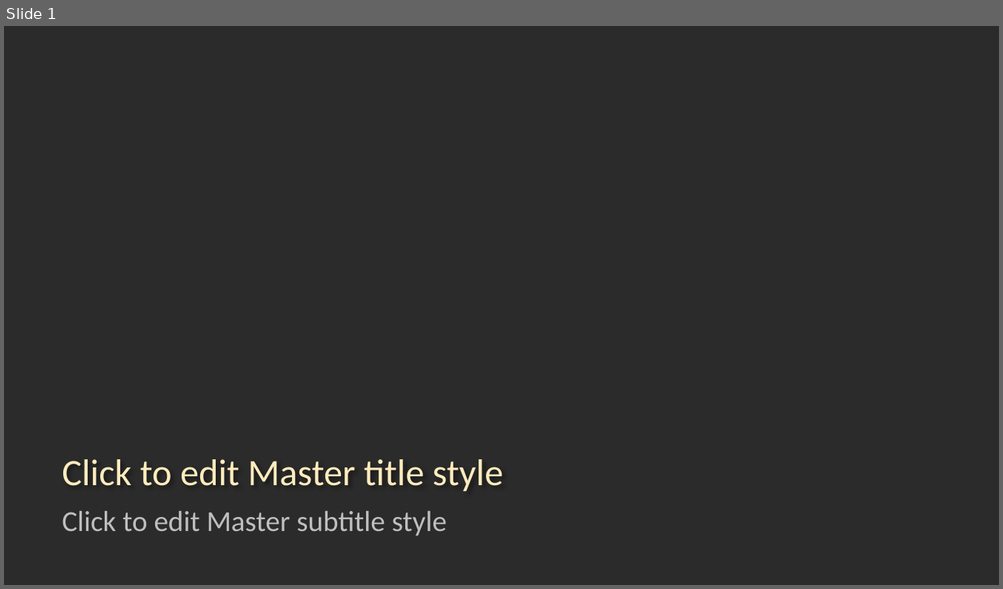
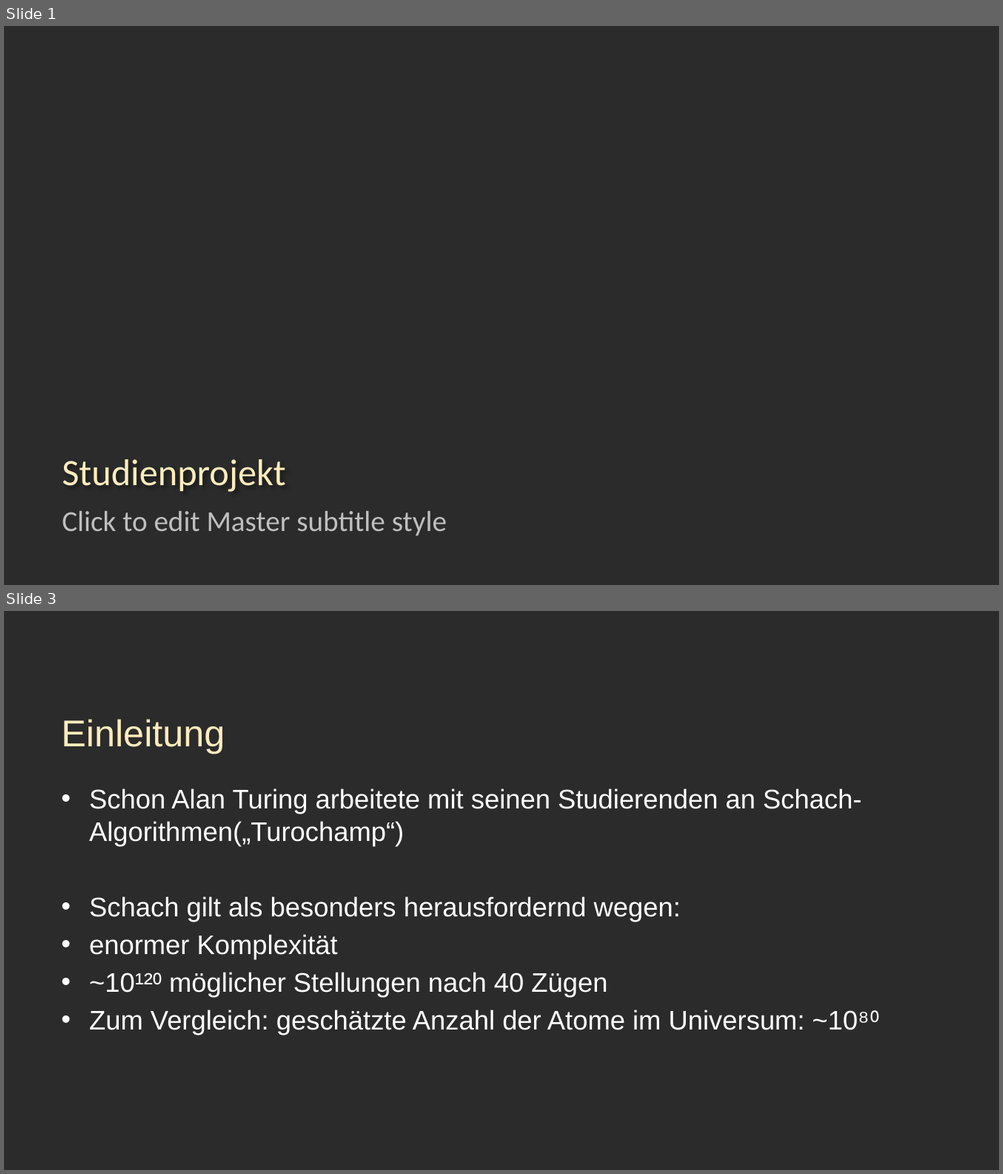
Before and after one commit to mfnomad/chess-cnn, a slide deck: präsentation.pptx. Shown one above the other, each under a label of ours: slide 1 before the commit, slides 1 and 3 after it; the slides between them are not shown. The pictures are 1003x589 and 1003x1174 pixels, drawn with LibreOffice and Linux fonts; fonts in the diff are those of the drawing; background and template pictures are left out; a plain dark background stands for a picture behind light text. Boxes give left, top, right and bottom in pixels: in the first picture for what was removed or moved away, otherwise in the second. Text is boxed around its words. In the diff, an @@ line names an element or a change of style, - is before the commit and + after.

```diff
--- a/präsentation.pptx
+++ b/präsentation.pptx
@@ slide 3 added at (4, 611, 999, 1170), background picture (left out) @@
@@ title added at (61, 719, 225, 754), 36 pt, text #FFECBD @@
+Einleitung
@@ text added at (89, 789, 879, 1035), 26 pt, text #FFFFFF @@
+• Schon Alan Turing arbeitete mit seinen Studierenden an Schach-Algorithmen(„Turochamp“)
+• Schach gilt als besonders herausfordernd wegen:
+• enormer Komplexität
+• ~10¹²⁰ möglicher Stellungen nach 40 Zügen
+• Zum Vergleich: geschätzte Anzahl der Atome im Universum: ~10⁸⁰
@@ slide 1 changed as well @@
@@ title at (62, 460, 285, 492): text changed @@
-Click to edit Master title style
+Studienprojekt
```
Also in this commit, not shown: 34 other slides added, 4 slides removed.
